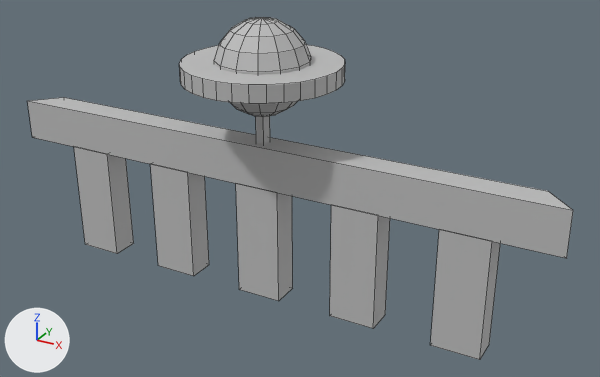
One commit to the FBX model Assets/Models/StoneBridgeRailing.fbx: the scene before it, then after it.
Rendered twice from a 50 mm camera at (4.12, -6.73, 4.02) aimed at (0.37, 0.1, 0.61). Lighting does not change. The marker at lower left points along +X, +Y and +Z. Mesh edges are drawn as thin lines.
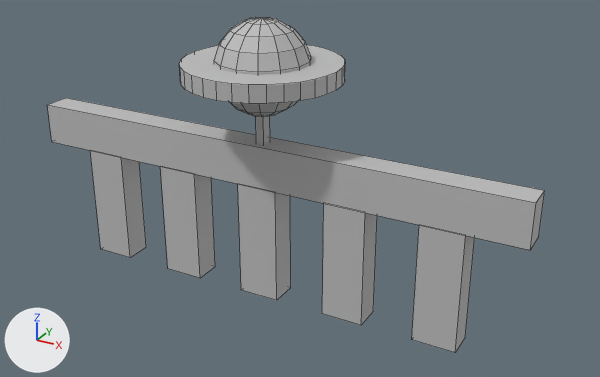
Commit message: Decrease stone railing length

What differs and where, as boxes [x1, y1, x2, y2] in the pictures (600 x 377 px; the box of a moved part takes in the faces that stretch with it):
'Cube', reshaped (9% narrower): before [28, 17, 573, 360]; after [47, 17, 545, 352]
part 1 of me_cube, moved or reshaped: before [151, 164, 209, 276]; after [160, 166, 215, 278]
part 2 of me_cube, moved or reshaped: before [74, 147, 134, 254]; after [90, 150, 146, 257]
part 3 of me_cube, moved or reshaped: before [431, 229, 500, 360]; after [412, 225, 475, 352]
part 4 of me_cube, moved or reshaped: before [330, 205, 390, 329]; after [322, 203, 377, 325]
part 5 of me_cube, moved or reshaped: before [28, 98, 573, 258]; after [47, 98, 545, 250]

The change, as a diff of the scene's bpy script:
```diff
--- a/Assets/Models/StoneBridgeRailing.fbx.py
+++ b/Assets/Models/StoneBridgeRailing.fbx.py
@@ me_cube @@
 me_cube.from_pydata(...)  # 234 vertices, 202 faces; spans x -3.09..3.09, y -0.79..0.81, z -0.63..2.33
 # used by ob_cube; location = (0.0, 0.0, 0.0)
-me_cube.vertices[226].co = (-2.81, 0.15, 0.63)
-me_cube.vertices[227].co = (-3.09, -0.15, 0.63)  # pixel (32, 137)
-me_cube.vertices[228].co = (-3.09, -0.15, 1.08)  # pixel (27, 100)
-me_cube.vertices[229].co = (-2.81, 0.15, 1.08)  # pixel (64, 97)
-me_cube.vertices[230].co = (2.81, 0.15, 0.63)
-me_cube.vertices[231].co = (3.09, -0.15, 0.63)  # pixel (566, 258)
-me_cube.vertices[232].co = (3.09, -0.15, 1.08)  # pixel (573, 210)
-me_cube.vertices[233].co = (2.81, 0.15, 1.08)  # pixel (548, 191)
+# me_cube part 1: the loose piece of 8 vertices spanning x -1.35..-0.85, y -0.15..0.15, z -0.63..0.63 is scaled about the mesh origin by (0.9, 1, 1)
+# me_cube part 2: the loose piece of 8 vertices spanning x -2.45..-1.95, y -0.15..0.15, z -0.63..0.63 is scaled about the mesh origin by (0.9, 1, 1)
+# me_cube part 3: the loose piece of 8 vertices spanning x 1.95..2.45, y -0.15..0.15, z -0.63..0.63 is scaled about the mesh origin by (0.9, 1, 1)
+# me_cube part 4: the loose piece of 8 vertices spanning x 0.85..1.35, y -0.15..0.15, z -0.63..0.63 is scaled about the mesh origin by (0.9, 1, 1)
+# me_cube part 5
+me_cube.vertices[226].co = (-2.78, 0.15, 0.63)
+me_cube.vertices[227].co = (-2.78, -0.15, 0.63)  # pixel (51, 141)
+me_cube.vertices[228].co = (-2.78, -0.15, 1.08)  # pixel (47, 104)
+me_cube.vertices[229].co = (-2.78, 0.15, 1.08)  # pixel (65, 97)
+me_cube.vertices[230].co = (2.78, 0.15, 0.63)  # pixel (538, 236)
+me_cube.vertices[231].co = (2.78, -0.15, 0.63)  # pixel (530, 250)
+me_cube.vertices[232].co = (2.78, -0.15, 1.08)  # pixel (536, 202)
+me_cube.vertices[233].co = (2.78, 0.15, 1.08)  # pixel (544, 190)
 me_cube.materials.append(mat_stonebridgecolor)
```
